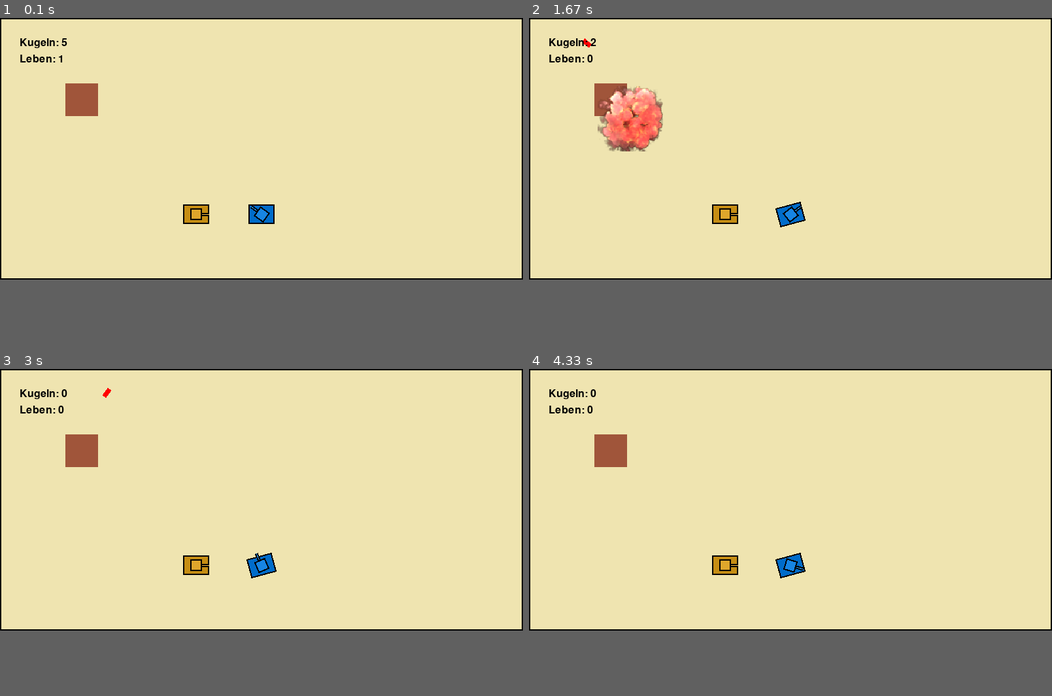
Above: before the commit, frames 1-4 (two rows, left to right).
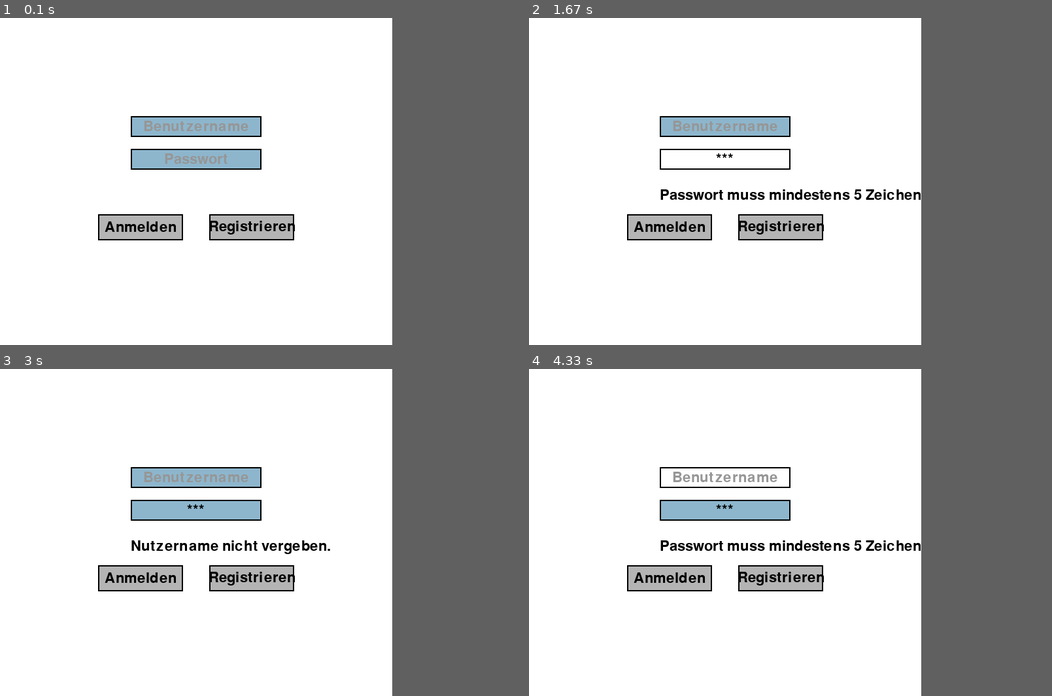
Above: after the commit, the same moments.

Repository: Keksfabrik-glitch/Panzerkiste
Game: pygame game, started from Main.py
Same seed, same stepped clock (60 frames per second), same inputs: the game is played once before the commit and once after it.
Inputs (mouse positions are in pixels of both pictures, inside the frame that each line leads up to):
- Up to frame 1 (0.1 s): no input
- Up to frame 2 (1.67 s): press the mouse at (670, 227) at 0.37 s; move the mouse to (712, 165) at 0.47 s; release the mouse at (759, 103) at 0.6 s; click (780, 227) at 0.72 s, where only the run after the commit has a clickable "Registrieren"; press the mouse at (727, 158) at 1.03 s; move the mouse to (774, 171) at 1.13 s; release the mouse at (827, 184) at 1.27 s; type "ann" at 1.33 s
- Up to frame 3 (3 s): hold Backspace 1.67-1.97 s; tap Enter at 1.67 s; press the mouse at (141, 578) at 2.03 s; move the mouse to (167, 614) at 2.13 s; release the mouse at (198, 653) at 2.27 s; press the mouse at (198, 476) at 2.37 s; move the mouse to (151, 489) at 2.47 s; release the mouse at (109, 506) at 2.6 s; press the mouse at (141, 578) at 2.7 s; move the mouse to (177, 522) at 2.8 s; release the mouse at (219, 467) at 2.93 s
- Up to frame 4 (4.33 s): press the mouse at (780, 578) at 3.03 s; move the mouse to (706, 584) at 3.13 s; release the mouse at (633, 591) at 3.27 s; press the mouse at (727, 509) at 3.37 s; move the mouse to (712, 571) at 3.47 s; release the mouse at (701, 633) at 3.6 s; press the mouse at (780, 578) at 3.7 s; move the mouse to (680, 525) at 3.8 s; release the mouse at (581, 473) at 3.93 s; press the mouse at (727, 476) at 4.03 s; move the mouse to (785, 529) at 4.13 s; release the mouse at (848, 581) at 4.27 s
In our replay, the window is 800x400 before the commit and 600x500 after it. These sizes can differ from the game's own. Grey fills any space a smaller window leaves; there, only what the larger window draws over its background counts as a difference.

The runs differ from the first frame. In frame 1, 60% of the frame differs, in the area x 0-100%, y 0-80%; in frame 2, 60%; in frame 3, 60%; in frame 4, 60%.

Commit message:
Accountifizierung | 360° überall Farben
Write/Read Account Name
Stats werden auf dem Account gespeichert und geladen

Grundlagen für einfache Erweiterung von Shop geschaffen.

Farben können jetzt geändert werden, wie man will und werden auch benutzt.
-
Debugs

Diff:
--- a/Account.py
+++ b/Account.py
@@ -20,9 +20,10 @@
         daten[nutzername] = {  #Name
             "passwort": hash_passwort(passwort),
             "stats": {
-                "punkte": 0, #Gelf
+                "punkte": 0, #Geld
                 "farbe": (23, 133, 227),
                 "leben": 3,
+                "schussCooldown": 250,
                 "drehgeschwindigkeit": 5,
                 "geschwindigkeit": 10,
                 "maxKugeln": 5,
@@ -32,7 +33,7 @@
                 "abprallChance": 0.75,
                 "mieneZeit": 15,
                 "mienenAnzahl": -1, # unendlich -1
-                "mine_cooldown": 5,
+                "mieneCooldown": 5,
                 "explosionsRadius": 40
             }
         }
@@ -47,7 +48,9 @@
         return False,"Noch keine Nutzer definiert."
     if nutzername in daten:  # Ist Nutzername Vergeben ?
         if daten[nutzername]["passwort"] == hash_passwort(passwort): #Es wird überprüft ob Passwort zu Nutzername passt
-            return True,daten[nutzername]["stats"] # Account Daten werden zurückgegeben
+            return True,"Erfolg" # Account Daten werden zurückgegeben
+        else:
+            return False,"Falsches Passwort"
     else:
         return False,"Nutzername nicht vergeben."
 
@@ -82,9 +85,7 @@
             self.active = self.rect.collidepoint(event.pos)
 
         if event.type == pygame.KEYDOWN and self.active:
-            if event.key == pygame.K_RETURN:
-                print(f"Eingabe ({self.placeholder}): {self.text}")
-            elif event.key == pygame.K_BACKSPACE:
+            if event.key == pygame.K_BACKSPACE:
                 self.text = self.text[:-1]
             else:
                 self.text += event.unicode
@@ -176,25 +177,36 @@
 
     meldung = ""
     meldung_surface = None
-
+    laeuft = True
     # Callback-Funktionen
     def versuche_anmeldung():
-        nonlocal meldung, meldung_surface
+        nonlocal meldung, meldung_surface, laeuft
         erfolg, result = anmelden(input_nutzer.text, input_pass.text)
-        meldung = "Anmeldung erfolgreich!" if erfolg else result
+        meldung = "" if erfolg else result
+        if erfolg:
+            laeuft = False
         meldung_surface = font.render(meldung, True, SCHWARZ)
 
     def versuche_registrierung():
-        nonlocal meldung, meldung_surface
-        erfolg, result = registrieren(input_nutzer.text, input_pass.text)
+        nonlocal meldung, meldung_surface,laeuft
+        passwort = input_pass.text
+        erfolg,result = False,False
+        if len(passwort) < 5:
+            erfolg = False
+            result = "Passwort muss mindestens 5 Zeichen lang sein"
+        else:
+            erfolg, result = registrieren(input_nutzer.text, input_pass.text)
         meldung = "Registrierung erfolgreich!" if erfolg else result
+        if erfolg:
+            laeuft = False
         meldung_surface = font.render(meldung, True, SCHWARZ)
+
 
     # Buttons
     button_anmelden = Button(150, 300, 130, 40, "Anmelden", versuche_anmeldung)
     button_registrieren = Button(320, 300, 130, 40, "Registrieren", versuche_registrierung)
 
-    laeuft = True
+
     while laeuft:
         for event in pygame.event.get():
             if event.type == pygame.QUIT:
@@ -223,6 +235,4 @@
 
         pygame.display.flip()
         clock.tick(60)
-
-    pygame.quit()
-Main()
+    return str(input_nutzer.text)
--- a/Accounts.json
+++ b/Accounts.json
@@ -1,58 +1,65 @@
 {
-    "test": {
-        "passwort": "8bb0cf6eb9b17d0f7d22b456f121257dc1254e1f01665370476383ea776df414",
+    "Hannes_": {
+        "passwort": "5e243f5cccfa1f093f5bc7402ce438509ce6d50a4e7bb88ff6753abd90b531fd",
         "stats": {
-            "leben": 1,
-            "abpraller": 2,
+            "punkte": 0,
+            "farbe": "(94, 229, 173, 255)",
+            "leben": 3,
+            "schussCooldown": 250,
+            "drehgeschwindigkeit": 5,
             "geschwindigkeit": 10,
-            "drehgeschwindigkeit": 5,
-            "schuss_cooldown": 250,
-            "kugeln": 5,
             "maxKugeln": 5,
             "kugelSpeed": 10,
             "nachladezeit": 3,
+            "abpraller": 2,
             "abprallChance": 0.75,
             "mieneZeit": 15,
             "mienenAnzahl": -1,
-            "mine_cooldown": 5,
+            "mieneCooldown": 5,
             "explosionsRadius": 40
         }
     },
-    "debug_mode": {
-        "passwort": "8bb0cf6eb9b17d0f7d22b456f121257dc1254e1f01665370476383ea776df414",
+    "LETZTER TEST HOFFENLICH": {
+        "passwort": "bdbaf4b7c71e309988a0bf9045ba9cc6838c0d88cf901a7d9eac00e03841f657",
         "stats": {
-            "leben": 1000,
-            "abpraller": 100,
-            "geschwindigkeit": 100,
+            "punkte": 0,
+            "farbe": [
+                23,
+                133,
+                227
+            ],
+            "leben": 3,
+            "schussCooldown": 250,
             "drehgeschwindigkeit": 5,
-            "schuss_cooldown": 0,
-            "kugeln": 10000,
-            "maxKugeln": 10000,
-            "kugelSpeed": 10,
-            "nachladezeit": 0,
-            "abprallChance": 1,
-            "mieneZeit": 0,
-            "mienenAnzahl": -1,
-            "mine_cooldown": 0,
-            "explosionsRadius": 100
-        }
-    },
-    "Andreas": {
-        "passwort": "712b2cb918772120cee125c180437cd3068cae046f23c4fcf6b72c2a19540584",
-        "stats": {
-            "leben": 0,
-            "abpraller": 2,
             "geschwindigkeit": 10,
-            "drehgeschwindigkeit": 5,
-            "schuss_cooldown": 250,
-            "kugeln": 5,
             "maxKugeln": 5,
             "kugelSpeed": 10,
             "nachladezeit": 3,
+            "abpraller": 2,
             "abprallChance": 0.75,
             "mieneZeit": 15,
             "mienenAnzahl": -1,
-            "mine_cooldown": 5,
+            "mieneCooldown": 5,
+            "explosionsRadius": 40
+        }
+    },
+    "bitte": {
+        "passwort": "c66bbe55fc89f147854c957d5e66dea929ec28d1ede77d7554b6660c31b78a0d",
+        "stats": {
+            "punkte": 0,
+            "farbe": "[165, 28, 28, 255]",
+            "leben": 3,
+            "schussCooldown": 250,
+            "drehgeschwindigkeit": 5,
+            "geschwindigkeit": 10,
+            "maxKugeln": 5,
+            "kugelSpeed": 10,
+            "nachladezeit": 3,
+            "abpraller": 2,
+            "abprallChance": 0.75,
+            "mieneZeit": 15,
+            "mienenAnzahl": -1,
+            "mieneCooldown": 5,
             "explosionsRadius": 40
         }
     }
--- a/Main.py
+++ b/Main.py
@@ -9,17 +9,20 @@
 import panzer as P
 import Shop as S
 import Startbildschirm as SB
-
+import Account as Acc
 # Setup
 pygame.init()
 pygame.display.set_caption("Panzerkiste")
+pygame.font.init()
 
 # Hauptschleife
+Nutzername = Acc.Main()
+print(Nutzername)
 running = True
 while running:
-    auswahl = SB.Main()  # Fenster übergeben
+    auswahl = SB.Main(Nutzername)  # Fenster übergeben
     if auswahl == "Singleplayer":
-        P.Main()          # Fenster übergeben
+        P.Main(Nutzername)          # Fenster übergeben
     elif auswahl == "Beenden":
         running = False
     elif auswahl == "Multiplayer":
@@ -33,7 +36,7 @@
         else:
             print("Fehler, Einstellungen sind noch nicht verfügbar.")
     elif auswahl == "Shop":
-        S.Main()
+        S.Main(Nutzername)
 # Ende
 pygame.quit()
 exit()
--- a/Shop.py
+++ b/Shop.py
@@ -2,6 +2,8 @@
 import pygame
 import colorsys
 import math
+import json
+import Speicher as Daten
 from time import sleep
 try:
     from win11toast import toast, notify, update_progress
@@ -60,12 +62,11 @@
         self.steps = steps
 
 
-def Main(screen=None):
+def Main(Nutzername):
     SH_BREITE = 30*16
     SH_HOEHE = 30*9
 
-    if screen is None:
-        screen = pygame.display.set_mode((SH_BREITE, SH_HOEHE), pygame.RESIZABLE)
+    screen = pygame.display.set_mode((SH_BREITE, SH_HOEHE), pygame.RESIZABLE)
     pygame.display.set_caption("Shop")
 
     BLAU = (0, 0, 255)
@@ -98,6 +99,8 @@
                 mouseUP = False
             if event.type == pygame.MOUSEBUTTONUP:
                 mouseUP = True
+            if event.type == pygame.QUIT:
+                laeuft = False
         if mouseUP == False: # Maustaste gedrückt
             MausX, MausY = pygame.mouse.get_pos()
             RelX = MausX - FarbTonSlider_pos[0]
@@ -111,9 +114,9 @@
                 if 0 <= RelX < FarbWahlHSVBereichGröße[0] and 0 <= RelY < FarbWahlHSVBereichGröße[1]:
                     farbe = FarbWahlSurface.get_at((int(RelX), int(RelY)))
                 else:
-                    print("ELSE")
                     farbe = (255, 0,0, 0)
-            Farbpreis = FarbPreisBerechnen(farbe)
+            Farbpreis = FarbPreisBerechnen(farbe) # Punkte
+            Daten.write(Nutzername, "farbe", json.dumps(list(farbe)))
         screen.blit(FarbTonSurface, FarbTonSlider_pos)
         pygame.draw.rect(screen, (0, 0, 0), ((FarbTonSlider_pos[0],FarbTonSlider_pos[1]), (FarbTonSliderGröße[0],FarbTonSliderGröße[1])), 2, )
 
@@ -139,5 +142,3 @@
         screen.blit(font.render(str(Farbpreis), True, SCHWARZ), (FARBBEREICH_POS[0]+345,FARBBEREICH_POS[1]+20))
         pygame.display.flip()
         clock.tick(60)
-
-Main()
--- a/Speicher.py
+++ b/Speicher.py
@@ -30,6 +30,6 @@
         return True
     return False
 
-#print(read("Andreas","leben"))
+#
 #print(write("Andreas","leben",0))
 #print(read("Andreas","leben"))
--- a/Startbildschirm.py
+++ b/Startbildschirm.py
@@ -10,12 +10,12 @@
     print("Bitte installiere Win11toast, um alle Features freizuschalten")
 pygame.init()
 # Setup für Startbildschirm
-def Main(screen=None):
+def Main(Nutzername):
     SB_BREITE = 600  # screenbreite für Startbildschirm
     SB_HOEHE = 600   # screenhöhe für Startbildschirm
 
-    if screen is None:
-        screen = pygame.display.set_mode((SB_BREITE, SB_HOEHE))  # screengröße für den Startbildschirm
+
+    screen = pygame.display.set_mode((SB_BREITE, SB_HOEHE))  # screengröße für den Startbildschirm
     pygame.display.set_caption("Startbildschirm")  # screentitel
 
     # Hintergrund und Schriftart für das Menü
--- a/panzer.py
+++ b/panzer.py
@@ -6,7 +6,8 @@
 import string
 import Maps as M
 import zielsystem as Z
-
+import Speicher as Daten
+import json
 pygame.init()
 clock = pygame.time.Clock()
 panzer_größe = 40
@@ -45,29 +46,29 @@
 
     def __init__(self, position,Name):
         super().__init__()
-        self.Punkte = 0
-        self.farbe = (23, 133, 227)
+        self.Punkte = Daten.read(Name,"punkte")
+        self.farbe = pygame.Color(*tuple(json.loads(Daten.read(Name,"farbe"))))
         self.ID = Name
         self.position = pygame.Vector2(position)
         self.richtung = 90
         self.turmWinkel = 0
-        self.leben = 1
-        self.geschwindigkeit = 10
-        self.drehgeschwindigkeit = 5
-        self.schuss_cooldown = 250
-        self.kugeln = 5
-        self.maxKugeln = 5
-        self.kugelSpeed = 10 #bei manchen
-        self.nachladezeit = 3
+        self.leben = Daten.read(Name,"leben")
+        self.geschwindigkeit = Daten.read(Name,"geschwindigkeit")
+        self.drehgeschwindigkeit = Daten.read(Name,"drehgeschwindigkeit")
+        self.schuss_cooldown = Daten.read(Name,"schussCooldown")
+        self.kugeln = Daten.read(Name,"maxKugeln")
+        self.maxKugeln = self.kugeln
+        self.kugelSpeed = Daten.read(Name,"kugelSpeed")
+        self.nachladezeit = Daten.read(Name,"nachladezeit")
         self.letzterSchuss = 0
         self.letzterEinzelschuss = 0
-        self.mieneZeit = 15
-        self.mienenAnzahl = -1
+        self.mieneZeit = Daten.read(Name,"mieneZeit")
+        self.mienenAnzahl = Daten.read(Name,"mienenAnzahl")
         self.letzte_mine_zeit = -2000
-        self.mine_cooldown = 5
-        self.explosionsRadius = 40
-        self.abpraller = 2
-        self.abprallChance = 0.75
+        self.mine_cooldown = Daten.read(Name,"mieneCooldown")
+        self.explosionsRadius = Daten.read(Name,"explosionsRadius")
+        self.abpraller = Daten.read(Name,"abpraller")
+        self.abprallChance = Daten.read(Name,"abprallChance")
         self.mienenPos = []
 
         #  Grafik:
@@ -657,7 +658,7 @@
            # pygame.draw.circle(screen, farbe, (int(self.pos.x), int(self.pos.y)), self.radius)
             pygame.draw.circle(screen, farbe, (int(self.pos.x), int(self.pos.y)), self.radius)
 
-def lade_map(map_data):
+def lade_map(map_data,Nutzername):
     wände.empty()
     löcher.empty()
 
@@ -677,19 +678,18 @@
 
     # Spieler neu platzieren
     global player
-    player = Player(map_data["player_start"], "Spieler1",)
+    player = Player(map_data["player_start"], Nutzername)
     spieler_gruppe.empty()
     spieler_gruppe.add(player)
 
-def Main(screen = None):
+def Main(Nutzername):
     #feindPanzer.add(Player(10,10))
     global player, running
     P_WIDTH, P_HEIGHT = 800, 400
-    if screen is None:
-        screen = pygame.display.set_mode((P_WIDTH, P_HEIGHT))  # Fenstergröße für das Spiel
+    screen = pygame.display.set_mode((P_WIDTH, P_HEIGHT))  # Fenstergröße für das Spiel
     pygame.display.set_caption("Panzerkiste")  # Fenstertitel
 
-    lade_map(M.map_test)
+    lade_map(M.map_test,Nutzername)
     running = True
     clock = pygame.time.Clock()
     font = pygame.font.SysFont(None, 24)
@@ -746,4 +746,4 @@
         pygame.display.flip()
         clock.tick(60)
 
-Main()
+#Main()
